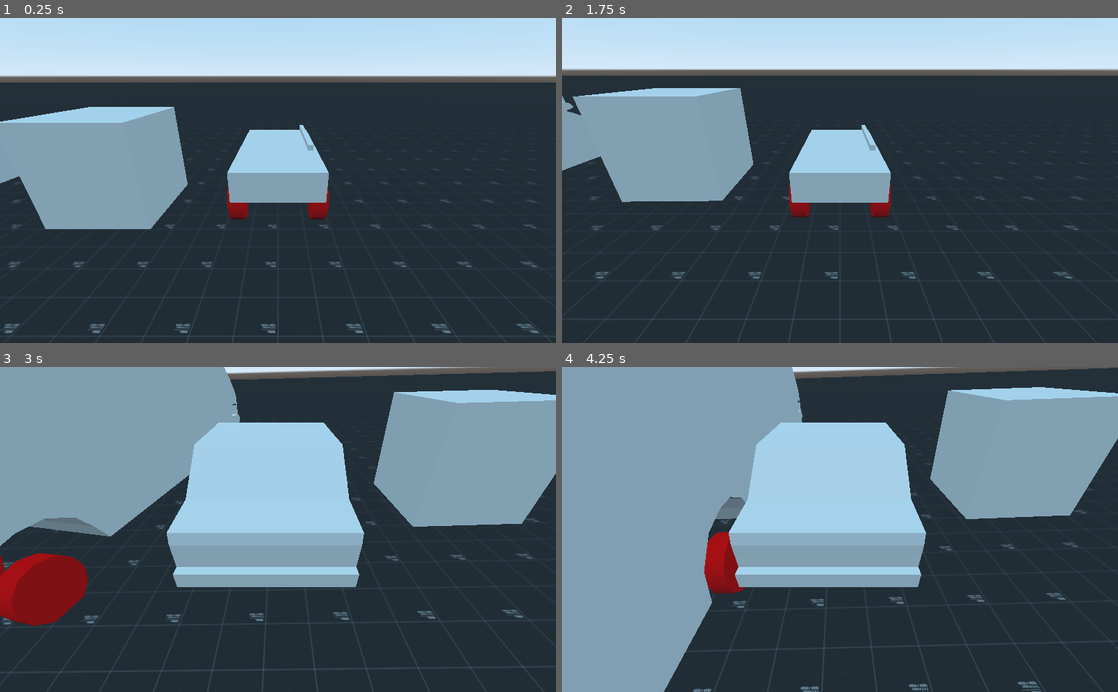
Above: before the commit, frames 1-4 (two rows, left to right).
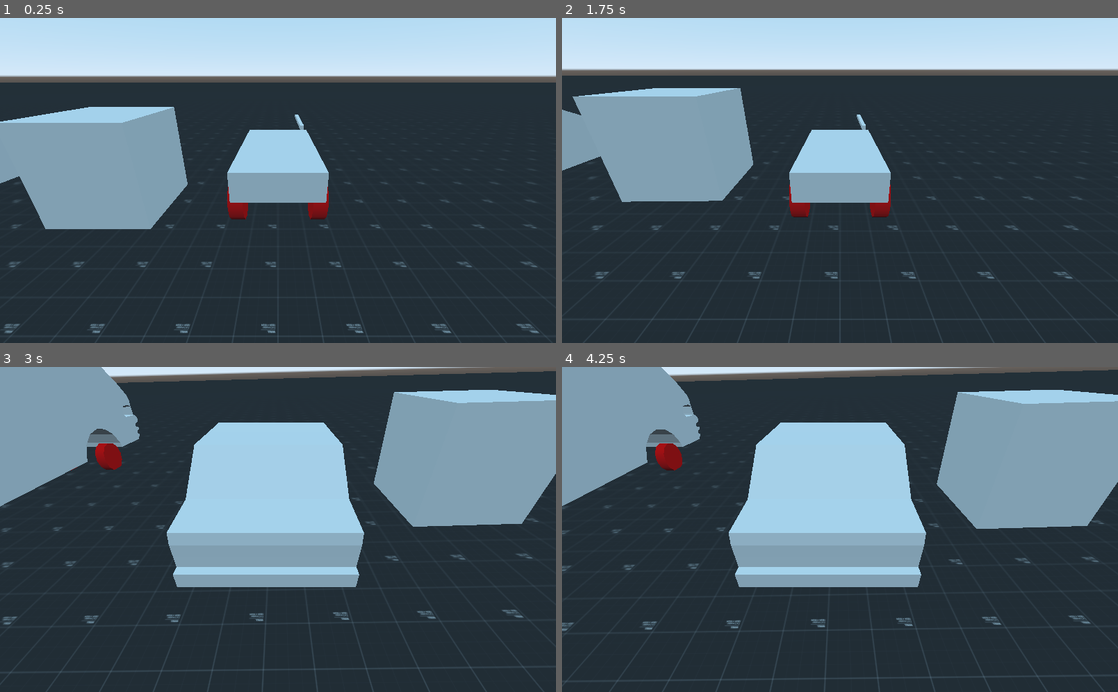
Above: after the commit, the same moments.

Repository: Dev-RoMa/carDrive-Godot-
Game: Godot game, scene res://game.tscn
Two runs of this game, one before a commit and one after it. Both use one fixed random seed, a clock stepped at 60 frames per second and the inputs below.
Inputs:
- Up to frame 1 (0.25 s): no input
- Up to frame 2 (1.75 s): hold D (right) 0.53-1.28 s; tap Down (back2) at 0.6 s; hold S (back) from 1.28 s (still down); tap C (changeCamera) at 1.35 s
- Up to frame 3 (3 s): release S (back) at 2.03 s; hold D (right) 2.03-2.78 s; tap V (changeCamera2) at 2.1 s; hold W (forward) from 2.78 s (still down); tap Up (forward2) at 2.85 s
- Up to frame 4 (4.25 s): release W (forward) at 3.53 s; hold A (left) from 3.53 s (still down); tap Right (left2) at 3.6 s

The runs differ from the first frame. In frame 1, less than 0.1% of the frame differs, in the area x 53-57%, y 29-41%; in frame 2, 0.1%; in frame 3, 13%; in frame 4, 28%, in the area x 0-100%, y 0-100%.

Commit message:
Add files via upload

Diff:
--- a/car2.gd
+++ b/car2.gd
@@ -1,26 +1,7 @@
 extends VehicleBody
 
-signal health_updated(health)
-signal killed()
-
-export (float) var max_health = 100
-
-onready var health = max_health setget _set_health
-
-func damage(amount):
-	_set_health(health - amount)
-
-func kill():
-	pass
-
-func _set_health(value):
-	var prev_health = health
-	health = clamp(value, 0, max_health)
-	if health != prev_health:
-		emit_signal("health_updated", health)
-		if health == 0:
-			kill()
-			emit_signal("killed")
+var health = 100
+var nhealth = 0
 
 
 #vehicle driving
@@ -38,3 +19,25 @@
 
 func _on_car2_body_entered(body):
 	pass # Replace with function body.
+
+
+#onready var health = max_health setget _set_health
+#signal health_updated(health)
+#signal killed()
+#
+#export (float) var max_health = 100
+#
+#func damage(amount):
+#	_set_health(health - amount)
+#
+#func kill():
+#	pass
+#
+#func _set_health(value):
+#	var prev_health = health
+#	health = clamp(value, 0, max_health)
+#	if health != prev_health:
+#		emit_signal("health_updated", health)
+#		if health == 0:
+#			kill()
+#			emit_signal("killed")
--- a/casing.gd
+++ b/casing.gd
@@ -3,9 +3,13 @@
 func _physics_process(delta):
 	translation += get_transform().basis.z*50*delta
 
-#func _on_explosion_body_entered(body):
-#	var bodies = $explosion.get_overlapping_bodies()
-#	for body in bodies:
-#		if body.get_class() == "RigidBody":
-#			body.apply_impulse(Vector3.ZERO,(body.global_transform.origin-global_transform.origin).normalized()*10)
-#		queue_free()
+func _on_casing_body_entered(body):
+	if body.get_class() == "RigidBody" || body.get_class() == "StaticBody" || body.get_class()== "VehicleBody":
+		$knockback.monitoring = true
+
+func _on_knockback_body_entered(body):
+	var bodies = $knockback.get_overlapping_bodies()
+	for body in bodies:
+		if body.get_class() == "RigidBody" || body.get_class() == "VehicleBody":
+			body.apply_impulse(Vector3.ZERO,(body.global_transform.origin-global_transform.origin).normalized()*10)
+		queue_free()
--- a/casing.tscn
+++ b/casing.tscn
@@ -11,6 +11,8 @@
 bottom_radius = 0.1
 height = 0.5
 
+[sub_resource type="SphereShape" id=3]
+
 [node name="casing" type="Area"]
 script = ExtResource( 1 )
 
@@ -19,5 +21,13 @@
 shape = SubResource( 1 )
 
 [node name="MeshInstance" type="MeshInstance" parent="."]
-transform = Transform( 1.91069e-15, 4.37114e-08, -1, 1, -4.37114e-08, 0, -4.37114e-08, -1, -4.37114e-08, 0, 0, 0 )
+transform = Transform( 1.91069e-15, 4.37114e-08, 1, 1, -4.37114e-08, 0, 4.37114e-08, 1, -4.37114e-08, 0, 0, 0 )
 mesh = SubResource( 2 )
+
+[node name="knockback" type="Area" parent="."]
+
+[node name="CollisionShape" type="CollisionShape" parent="knockback"]
+shape = SubResource( 3 )
+
+[connection signal="body_entered" from="." to="." method="_on_casing_body_entered"]
+[connection signal="body_entered" from="knockback" to="." method="_on_knockback_body_entered"]
--- a/game.tscn
+++ b/game.tscn
@@ -44,6 +44,20 @@
 
 [sub_resource type="CubeMesh" id=10]
 
+[sub_resource type="BoxShape" id=13]
+extents = Vector3( 1.17739, 1.61693, 4.23908 )
+
+[sub_resource type="CubeMesh" id=14]
+size = Vector3( 250, 125, 2 )
+
+[sub_resource type="PhysicsMaterial" id=15]
+
+[sub_resource type="BoxShape" id=16]
+
+[sub_resource type="CubeMesh" id=17]
+
+[sub_resource type="BoxShape" id=18]
+
 [node name="game" type="Spatial"]
 
 [node name="ground" type="MeshInstance" parent="."]
@@ -120,17 +134,17 @@
 transform = Transform( -1, 3.55271e-15, -8.74228e-08, -3.58909e-08, 0.911841, 0.410544, 7.97157e-08, 0.410544, -0.911841, 0, 1.83232, -4.65741 )
 
 [node name="rearCamera" type="Camera" parent="car"]
-transform = Transform( 1, 0, 0, 0, 1, 0, 0, 0, 1, 0, 0.850432, 3.50889 )
+transform = Transform( 1, 0, 0, 0, 1, 0, 0, 0, 1, 0, 1.13792, 3.50889 )
 
 [node name="gun" type="MeshInstance" parent="car"]
-transform = Transform( 1, 0, 0, 0, 1, 0, 0, 0, 1, -0.626893, 0.168169, 0.639951 )
+transform = Transform( 1, 0, 0, 0, 1, 0, 0, 0, 1, -0.624639, 0.171769, 1.82553 )
 mesh = SubResource( 8 )
 
 [node name="muzzle" type="Position3D" parent="car/gun"]
 transform = Transform( 1, 0, 0, 0, 1, 0, 0, 0, 1, 0, 0, 0.845145 )
 
 [node name="firegun" type="MeshInstance" parent="car"]
-transform = Transform( 1, 0, 0, 0, 1, 0, 0, 0, 1, -0.626893, 0.579033, 0.639951 )
+transform = Transform( 1, 0, 0, 0, 1, 0, 0, 0, 1, -0.626893, 0.600652, 2.43155 )
 mesh = SubResource( 9 )
 skeleton = NodePath("../gun")
 
@@ -216,13 +230,13 @@
 [node name="car3" type="VehicleBody" parent="."]
 transform = Transform( 1, 0, 0, 0, 1, 0, 0, 0, 1, 12.6211, 1.32859, 0 )
 
+[node name="CollisionShape" type="CollisionShape" parent="car3"]
+transform = Transform( 1, 0, 0, 0, 1, 0, 0, 0, 1, 0.251816, 2.1969, 0 )
+shape = SubResource( 13 )
+
 [node name="best" parent="car3" instance=ExtResource( 5 )]
 transform = Transform( 1, 0, 0, 0, 1, 0, 0, 0, 1, -0.696605, 0, 0 )
 
-[node name="CollisionShape2" type="CollisionShape" parent="car3"]
-transform = Transform( 1.2, 0, 0, 0, 1.5, 0, 0, 0, 1.1, 0.0413342, 0.825741, -0.255652 )
-shape = SubResource( 5 )
-
 [node name="front_left_wheel" type="VehicleWheel" parent="car3"]
 transform = Transform( 1, 0, 0, 0, 1, 0, 0, 0, 1, 0.817584, 0.448857, 2.56873 )
 use_as_steering = true
@@ -274,9 +288,43 @@
 [node name="Camera" type="Camera" parent="car3"]
 transform = Transform( -1, -5.01437e-08, 7.16125e-08, 0, 0.819152, 0.573577, -8.74228e-08, 0.573577, -0.819152, 0, 2, -3.911 )
 
-[node name="RigidBody2" type="RigidBody" parent="car3"]
-transform = Transform( 1, 0, 0, 0, 1, 0, 0, 0, 1, -12.6211, -1.32859, 0 )
-
-[node name="CollisionShape" type="CollisionShape" parent="car3/RigidBody2"]
-transform = Transform( 1.305, 0, 0, 0, 5.994, 0, 0, 0, 2.669, 12.751, 3.31354, -0.839161 )
-shape = SubResource( 5 )
+[node name="wallN" type="MeshInstance" parent="."]
+transform = Transform( 1, 0, 0, 0, 1, 0, 0, 0, 1, 0, 62, 125 )
+mesh = SubResource( 14 )
+
+[node name="StaticBody" type="StaticBody" parent="wallN"]
+physics_material_override = SubResource( 15 )
+
+[node name="CollisionShape" type="CollisionShape" parent="wallN/StaticBody"]
+transform = Transform( 125, 0, 0, 0, 63, 0, 0, 0, 1, 0, 0, 0 )
+shape = SubResource( 16 )
+
+[node name="wallS" type="MeshInstance" parent="."]
+transform = Transform( 1, 0, 0, 0, 1, 0, 0, 0, 1, 0, 62, -125 )
+mesh = SubResource( 14 )
+skeleton = NodePath("../wallN")
+
+[node name="StaticBody" type="StaticBody" parent="wallS"]
+physics_material_override = SubResource( 15 )
+
+[node name="CollisionShape" type="CollisionShape" parent="wallS/StaticBody"]
+transform = Transform( 125, 0, 0, 0, 63, 0, 0, 0, 1, 0, 0, 0 )
+shape = SubResource( 16 )
+
+[node name="wallE" type="MeshInstance" parent="."]
+transform = Transform( 1, 0, 0, 0, 10, 0, 0, 0, 125, -125, 10, 0 )
+mesh = SubResource( 17 )
+
+[node name="StaticBody" type="StaticBody" parent="wallE"]
+
+[node name="CollisionShape" type="CollisionShape" parent="wallE/StaticBody"]
+shape = SubResource( 18 )
+
+[node name="wallw" type="MeshInstance" parent="."]
+transform = Transform( 1, 0, 0, 0, 10, 0, 0, 0, 125, 124, 10, 0 )
+mesh = SubResource( 17 )
+
+[node name="StaticBody" type="StaticBody" parent="wallw"]
+
+[node name="CollisionShape" type="CollisionShape" parent="wallw/StaticBody"]
+shape = SubResource( 18 )
--- a/rocket.gd
+++ b/rocket.gd
@@ -4,12 +4,12 @@
 	translation += get_transform().basis.z*50*delta
 
 func _on_rocket_body_entered(body):
-	if body.get_class() == "RigidBody" || body.get_class() == "StaticBody":
+	if body.get_class() == "RigidBody" || body.get_class() == "StaticBody" || body.get_class()== "VehicleBody":
 		$explosion.monitoring = true
 
 func _on_explosion_body_entered(body):
 	var bodies = $explosion.get_overlapping_bodies()
 	for body in bodies:
-		if body.get_class() == "RigidBody":
-			body.apply_impulse(Vector3.ZERO,(body.global_transform.origin-global_transform.origin).normalized()*10)
+		if body.get_class() == "RigidBody" || body.get_class() == "VehicleBody":
+			body.apply_impulse(Vector3.ZERO,(body.global_transform.origin-global_transform.origin).normalized()*100)
 		queue_free()
Not shown, changed: READMEPLS.txt
Not shown: 1 places in casing.tscn that only renumber resources
Not shown: 1 places in game.tscn that only renumber resources
